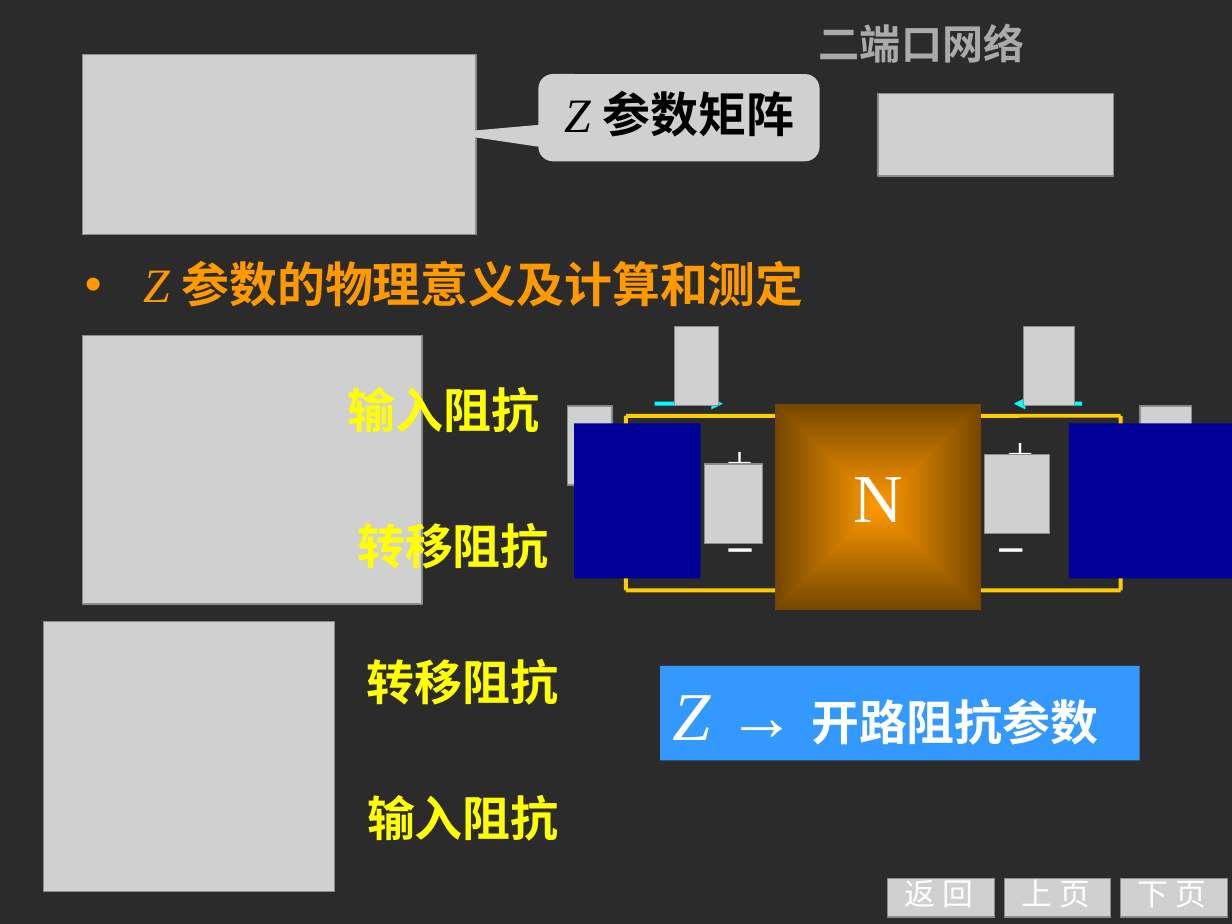
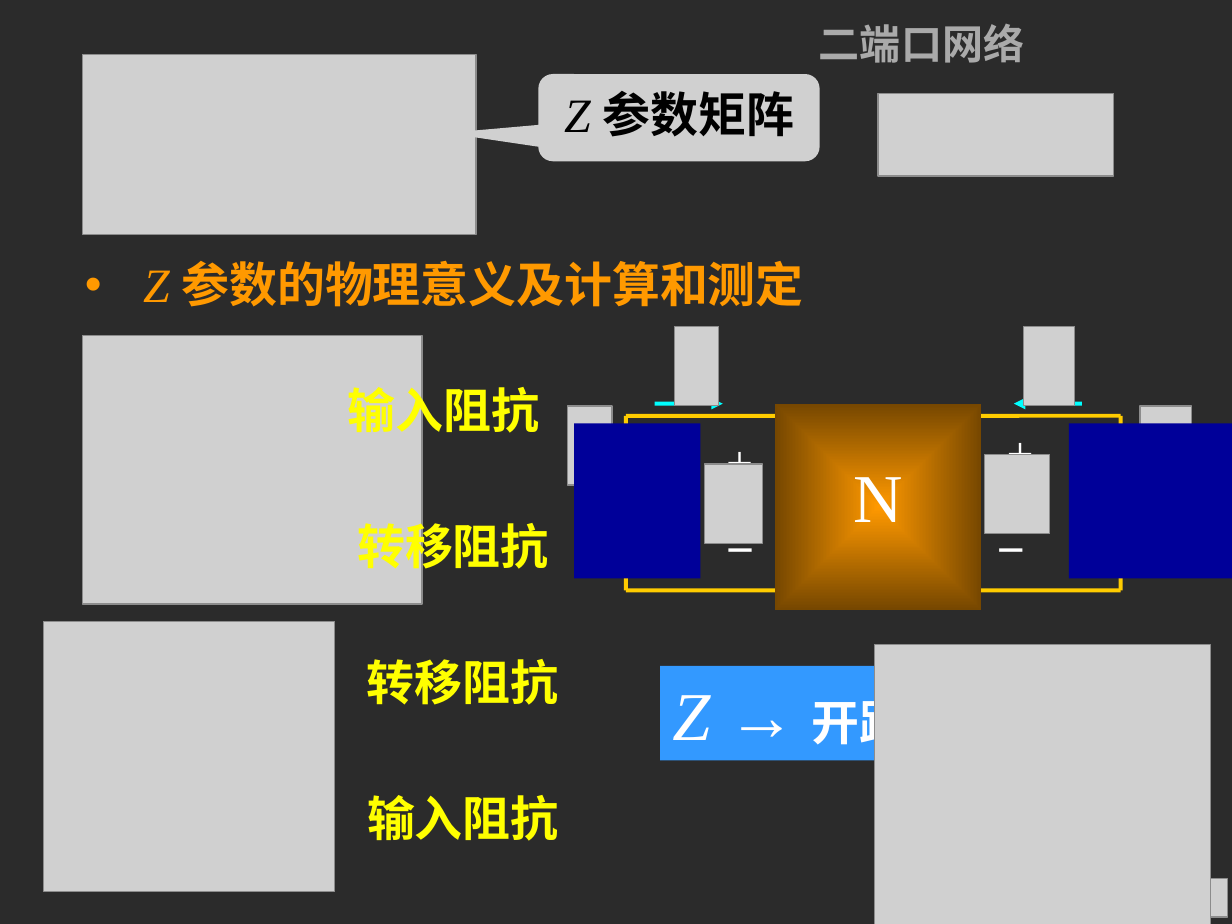
Before and after one commit to Ashington258/Circuit_analysis, a slide deck: slide 21 of 0-0课本及其资料/PPT/第16章.ppt. Drawn at 1232x924 pixels with LibreOffice and Linux fonts; fonts in the diff are those of the drawing; grey boxes stand for pictures; background and template pictures are left out; a plain dark background stands for a picture behind light text. Boxes give left, top, right and bottom in pixels: in the first picture for what was removed or moved away, otherwise in the second. Text is boxed around its words. In the diff, an @@ line names an element or a change of style, - is before the commit and + after.

```diff
--- a/0-0课本及其资料/PPT/第16章.ppt
+++ b/0-0课本及其资料/PPT/第16章.ppt
@@ picture: place and size @@
-picture at <box>1004,878,1111,917</box>
+picture at <box>875,644,1211,924</box>
@@ picture removed at <box>887,878,994,917</box> @@
@@ text removed at <box>905,874,973,907</box> @@
-返 回
@@ text removed at <box>1021,874,1090,907</box> @@
-上 页
```
Also in this commit, not shown: 14 other slides changed, 34 other files.
